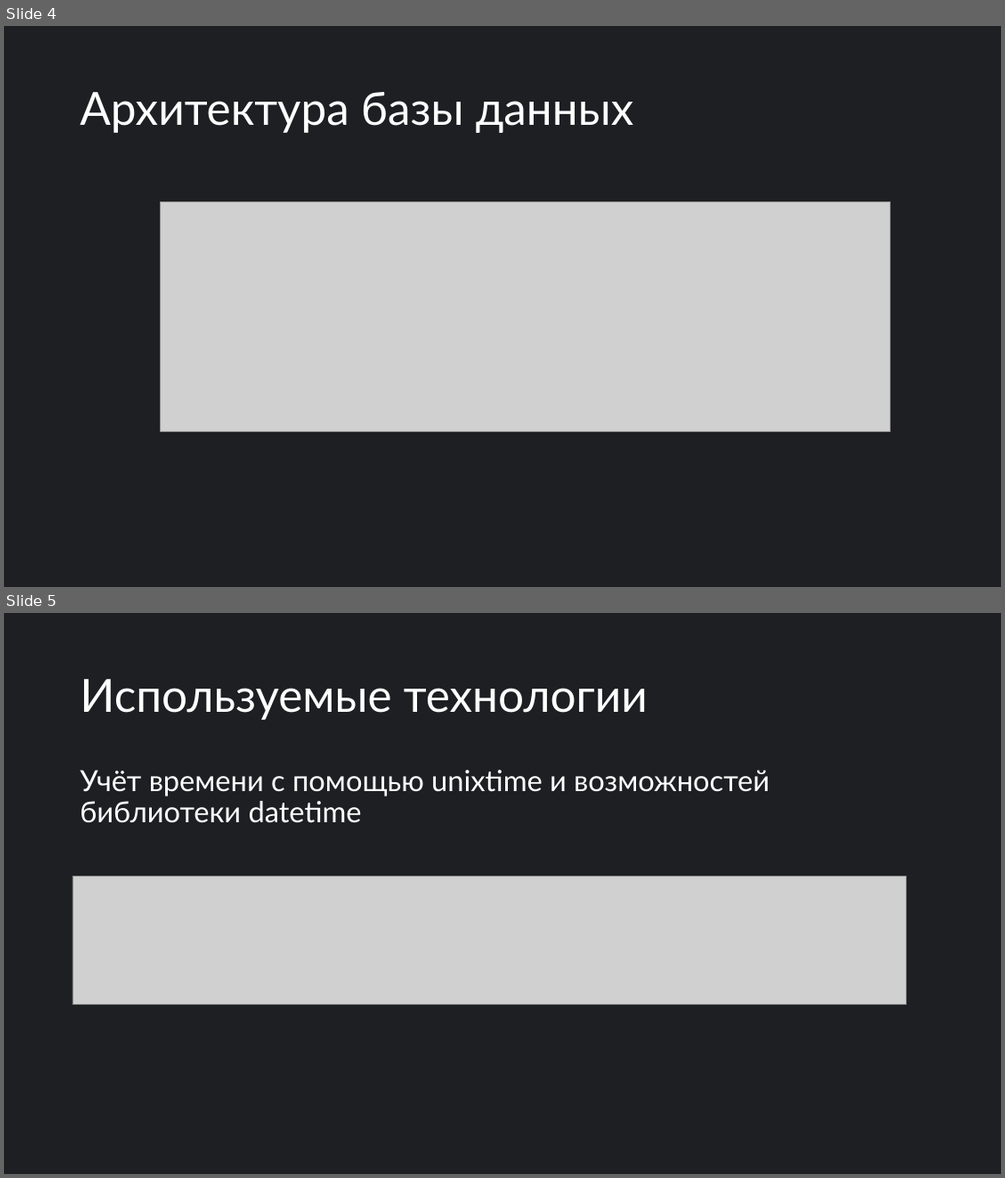
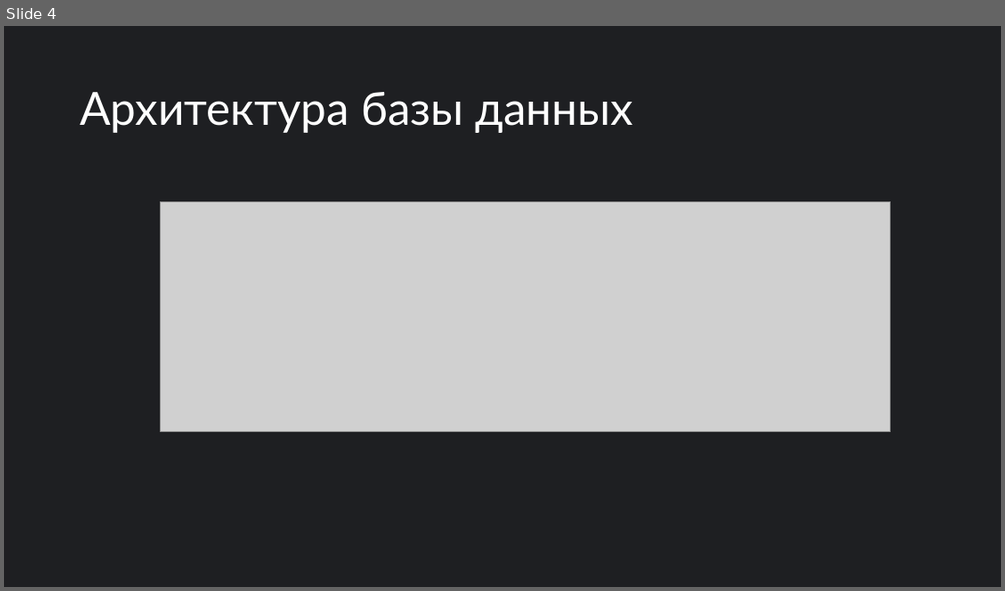
Before and after one commit to annakonda-com/CheckYourTime, a slide deck: Проект Check Your Time.pptx. Shown one above the other, each under a label of ours: slides 4 and 5 before the commit, slide 4 after it. The pictures are 1005x1178 and 1005x591 pixels, drawn with LibreOffice and Linux fonts; fonts in the diff are those of the drawing; grey boxes stand for pictures. Boxes give left, top, right and bottom in pixels: in the first picture for what was removed or moved away, otherwise in the second. Text is boxed around its words. In the diff, an @@ line names an element or a change of style, - is before the commit and + after.

```diff
--- a/Проект Check Your Time.pptx
+++ b/Проект Check Your Time.pptx
@@ slide 5 removed at box(4, 613, 1001, 1174), background #1E1F22 @@
@@ title removed at box(80, 679, 647, 720) @@
-Используемые технологии
@@ text removed at box(80, 770, 769, 823) @@
-Учёт времени с помощью unixtime и возможностей библиотеки datetime
@@ picture removed at box(73, 876, 906, 1005) @@
```
Also in this commit, not shown: 4 slides changed, 3 slides added, 2 other files.
